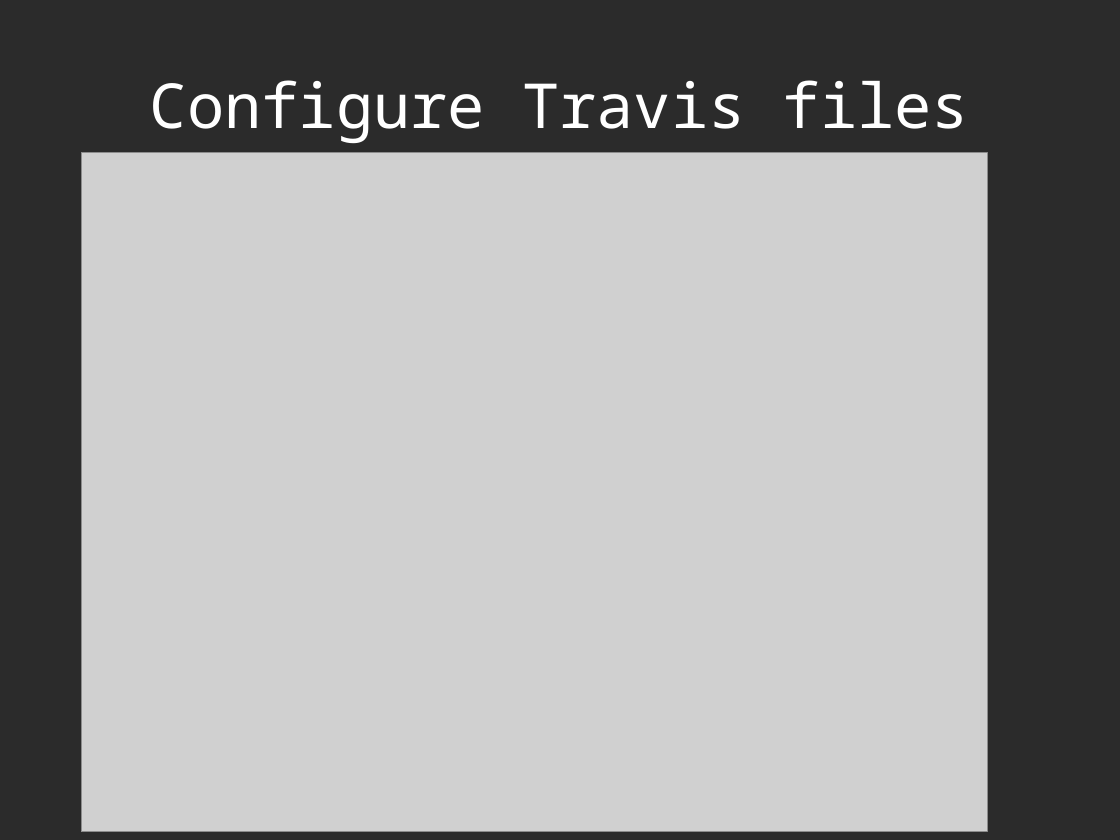
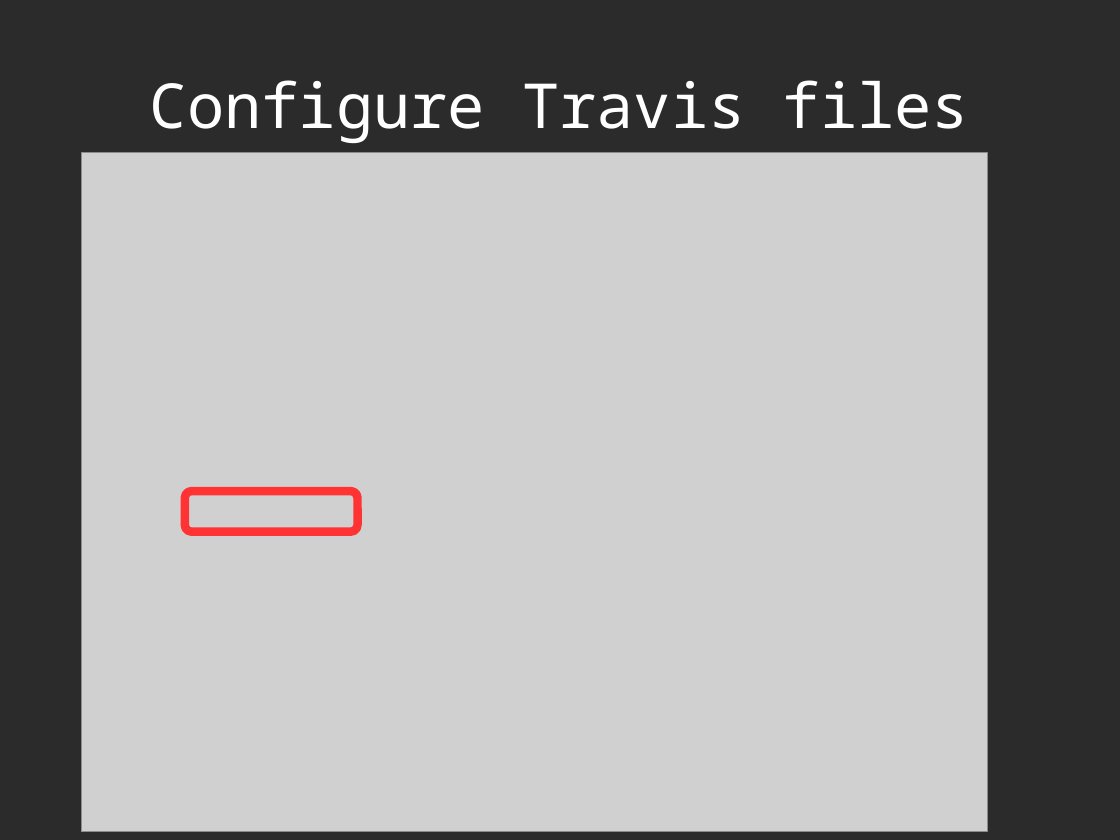
Before and after one commit to richelbilderbeek/CppPresentations, a slide deck: slide 8 of TravisPipeline/TravisPipeline.odp (slide 9 before the commit). Drawn at 1120x840 pixels with LibreOffice and Linux fonts; fonts in the diff are those of the drawing; grey boxes stand for pictures; background and template pictures are left out; a plain dark background stands for a picture behind light text. Boxes give left, top, right and bottom in pixels: in the first picture for what was removed or moved away, otherwise in the second. Text is boxed around its words. In the diff, an @@ line names an element or a change of style, - is before the commit and + after.

Commit message:
Travis pipeline PDF

```diff
--- a/TravisPipeline/TravisPipeline.odp
+++ b/TravisPipeline/TravisPipeline.odp
@@ rounded rectangle added at bbox=[185, 491, 358, 532], outline #FF3333 6.01 pt @@
```
Also in this commit, not shown: 5 other slides changed, 6 slides added, 1 slide removed, 12 other files.
